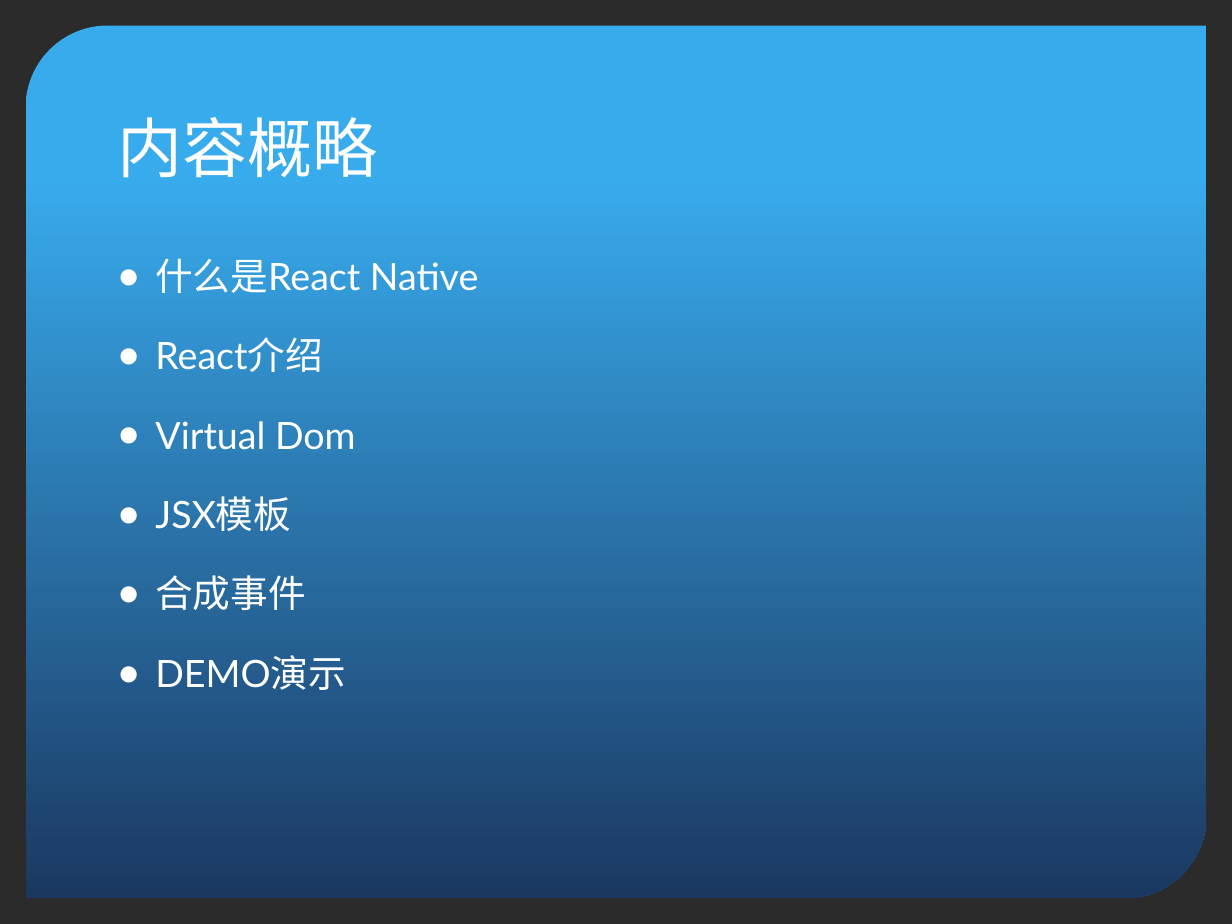
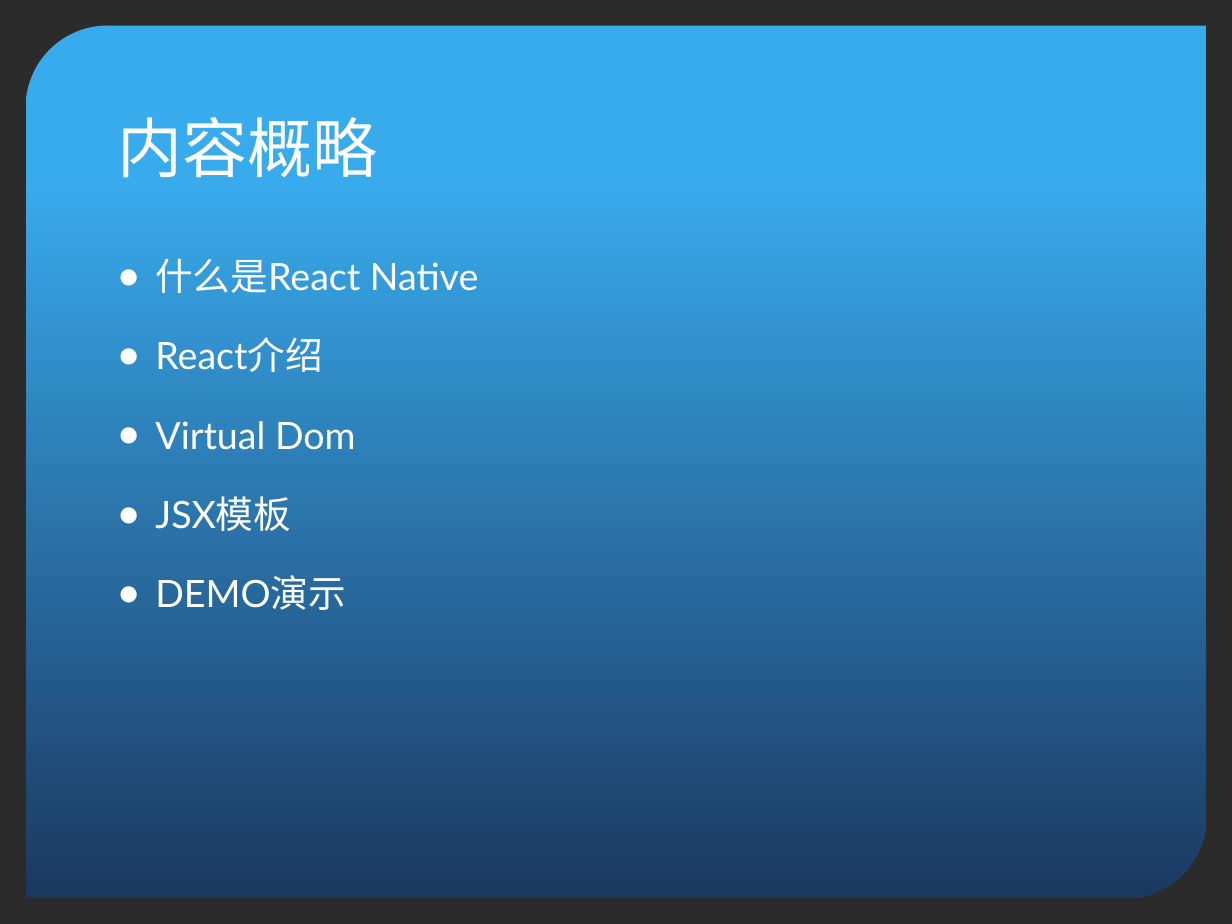
Before and after one commit to kimhou/reactPro, a slide deck: slide 2 of ppt/ReactNative初探.pptx. Drawn at 1232x924 pixels with LibreOffice and Linux fonts; fonts in the diff are those of the drawing; background and template pictures are left out; a plain dark background stands for a picture behind light text. Boxes give left, top, right and bottom in pixels: in the first picture for what was removed or moved away, otherwise in the second. Text is boxed around its words. In the diff, an @@ line names an element or a change of style, - is before the commit and + after.

```diff
--- a/ppt/ReactNative初探.pptx
+++ b/ppt/ReactNative初探.pptx
@@ text at (x1=155, y1=575, x2=305, y2=610): paragraph removed @@
-● 合成事件
```
Also in this commit, not shown: 4 other slides changed, 2 slides added, 1 slide removed, 16 other files.
